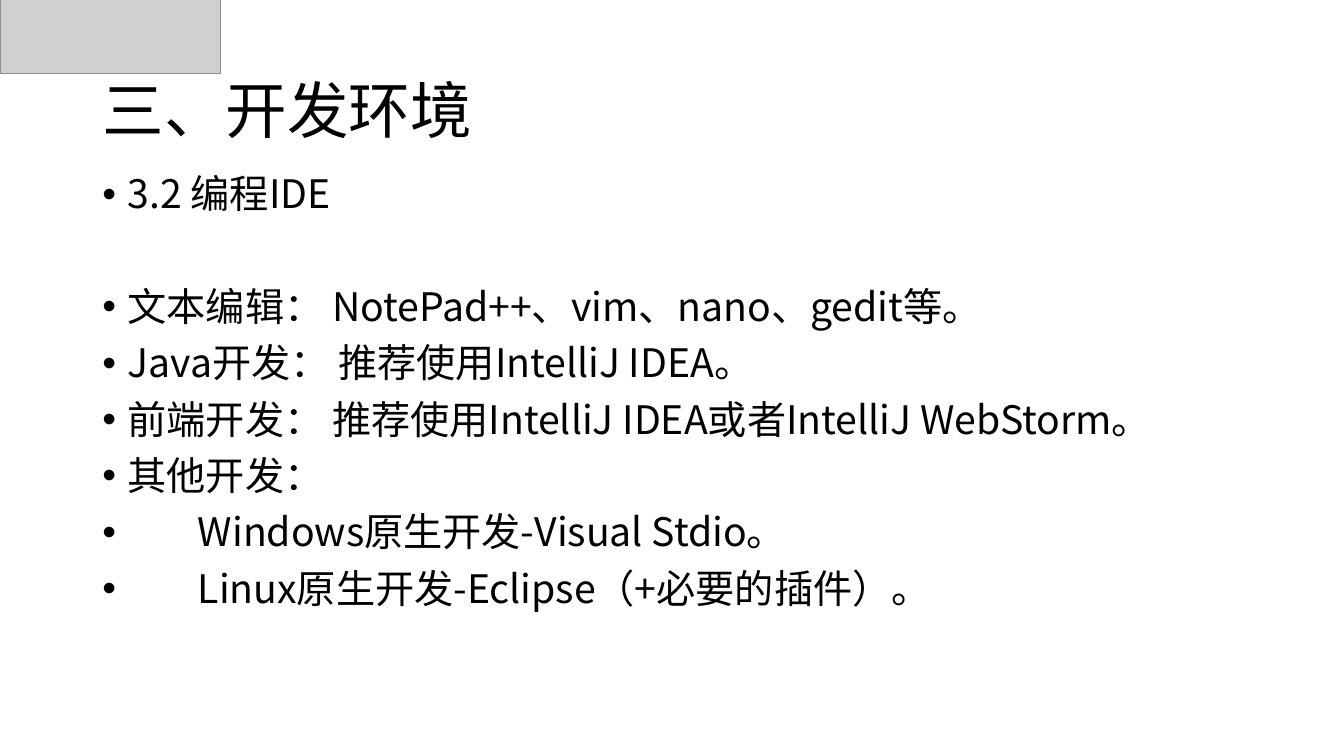
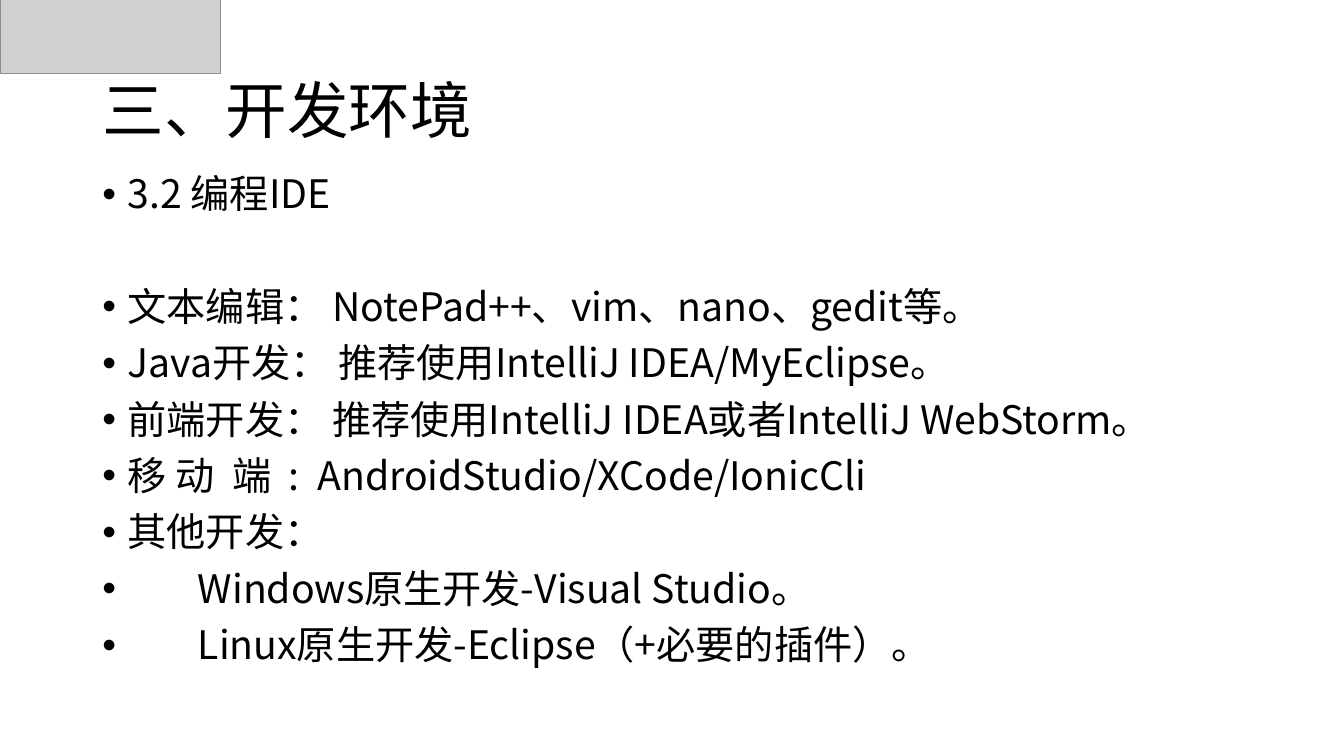
Before and after one commit to guishijin/alphastarTeam, a slide deck: slide 9 of 部门建设.pptx. Drawn at 1344x756 pixels with LibreOffice and Linux fonts; fonts in the diff are those of the drawing; grey boxes stand for pictures; background and template pictures are left out. Boxes give left, top, right and bottom in pixels: in the first picture for what was removed or moved away, otherwise in the second. Text is boxed around its words. In the diff, an @@ line names an element or a change of style, - is before the commit and + after.

```diff
--- a/部门建设.pptx
+++ b/部门建设.pptx
@@ text at [128,344,950,386]: text changed @@
-• Java开发： 推荐使用IntelliJ IDEA。
+• Java开发： 推荐使用IntelliJ IDEA/MyEclipse。
@@ text at [128,457,866,497]: paragraph added @@
+• 移 动 端 : AndroidStudio/XCode/IonicCli
@@ text at [198,570,811,607]: text changed @@
-• Windows原生开发-Visual Stdio。
+• Windows原生开发-Visual Studio。
```
Also in this commit, not shown: 2 other slides changed, 3 other files.
